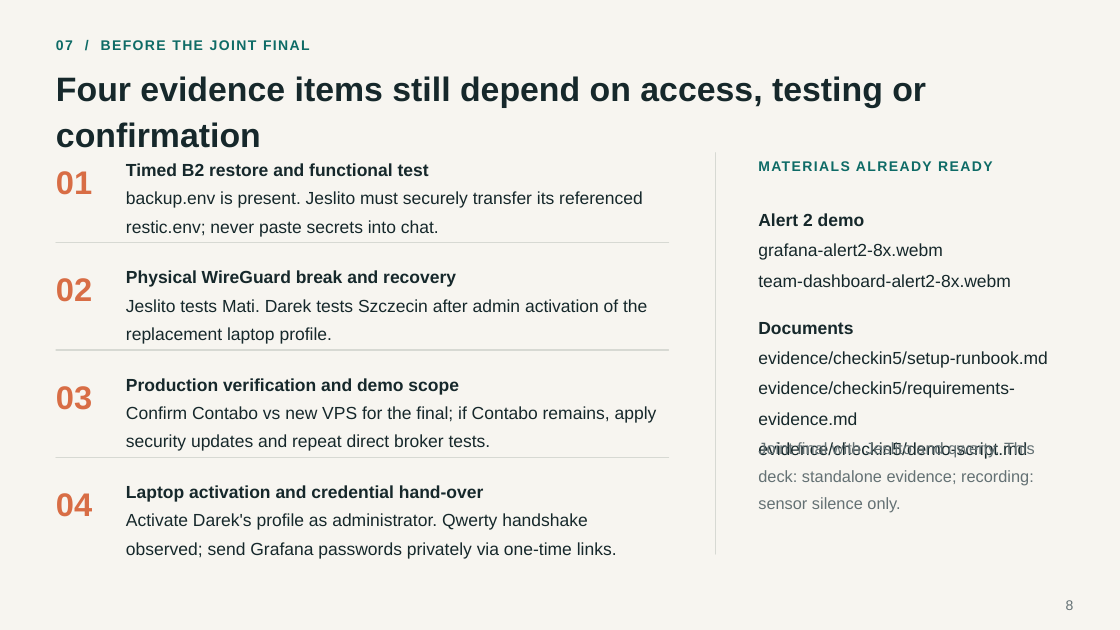
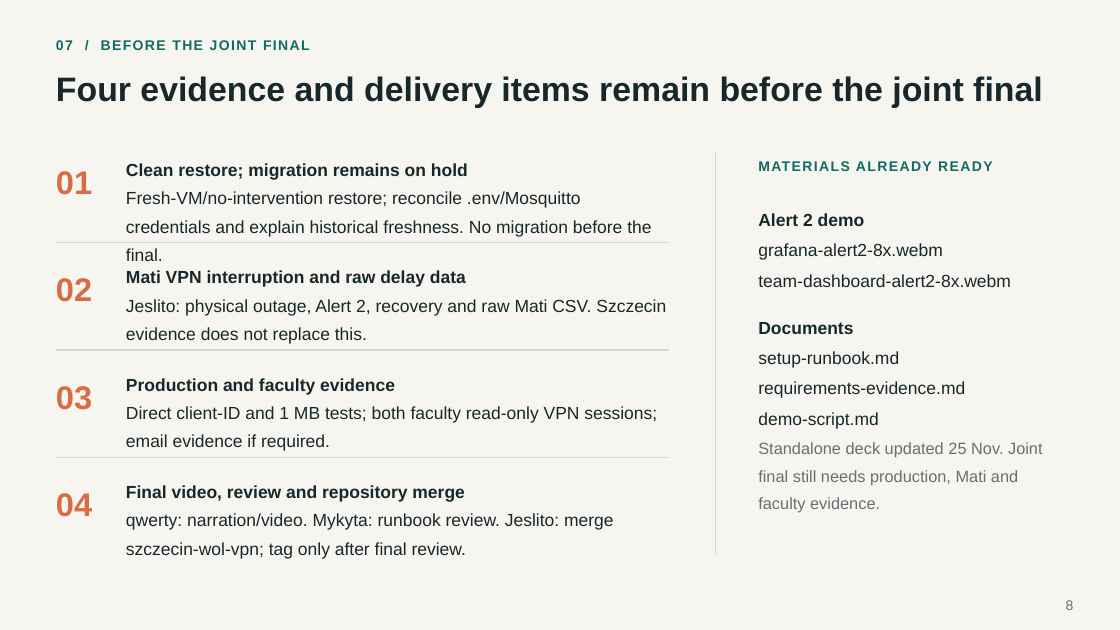
Before and after one commit to dtsulikowski-glitch/coil-projectD, a slide deck: slide 8 of evidence/checkin5/Project-D-standalone-testing-EN.pptx. Drawn at 1120x630 pixels with LibreOffice and Linux fonts; fonts in the diff are those of the drawing. Boxes give left, top, right and bottom in pixels: in the first picture for what was removed or moved away, otherwise in the second. Text is boxed around its words. In the diff, an @@ line names an element or a change of style, - is before the commit and + after.

```diff
--- a/evidence/checkin5/Project-D-standalone-testing-EN.pptx
+++ b/evidence/checkin5/Project-D-standalone-testing-EN.pptx
@@ text at [56, 76, 1042, 108]: text changed @@
-Four evidence items still depend on access, testing or confirmation
+Four evidence and delivery items remain before the joint final
@@ text at [126, 163, 651, 237]: text changed @@
-Timed B2 restore and functional test
-backup.env is present. Jeslito must securely transfer its referenced restic.env; never paste secrets into chat.
+Clean restore; migration remains on hold
+Fresh-VM/no-intervention restore; reconcile .env/Mosquitto credentials and explain historical freshness. No migration before the final.
@@ text at [126, 270, 666, 344]: text changed @@
-Physical WireGuard break and recovery
-Jeslito tests Mati. Darek tests Szczecin after admin activation of the replacement laptop profile.
+Mati VPN interruption and raw delay data
+Jeslito: physical outage, Alert 2, recovery and raw Mati CSV. Szczecin evidence does not replace this.
@@ text at [758, 351, 965, 429]: text changed @@
-evidence/checkin5/setup-runbook.md
-evidence/checkin5/requirements-evidence.md
-evidence/checkin5/demo-script.md
+setup-runbook.md
+requirements-evidence.md
+demo-script.md
@@ text at [126, 378, 657, 451]: text changed @@
-Production verification and demo scope
-Confirm Contabo vs new VPS for the final; if Contabo remains, apply security updates and repeat direct broker tests.
+Production and faculty evidence
+Direct client-ID and 1 MB tests; both faculty read-only VPN sessions; email evidence if required.
@@ text at [758, 442, 1043, 513]: text changed @@
-Joint final with Jeslito and qwerty. This deck: standalone evidence; recording: sensor silence only.
+Standalone deck updated 25 Nov. Joint final still needs production, Mati and faculty evidence.
@@ text at [126, 485, 614, 559]: text changed @@
-Laptop activation and credential hand-over
-Activate Darek's profile as administrator. Qwerty handshake observed; send Grafana passwords privately via one-time links.
+Final video, review and repository merge
+qwerty: narration/video. Mykyta: runbook review. Jeslito: merge szczecin-wol-vpn; tag only after final review.
```
Also in this commit, not shown: 7 other slides changed, 2 other files.
